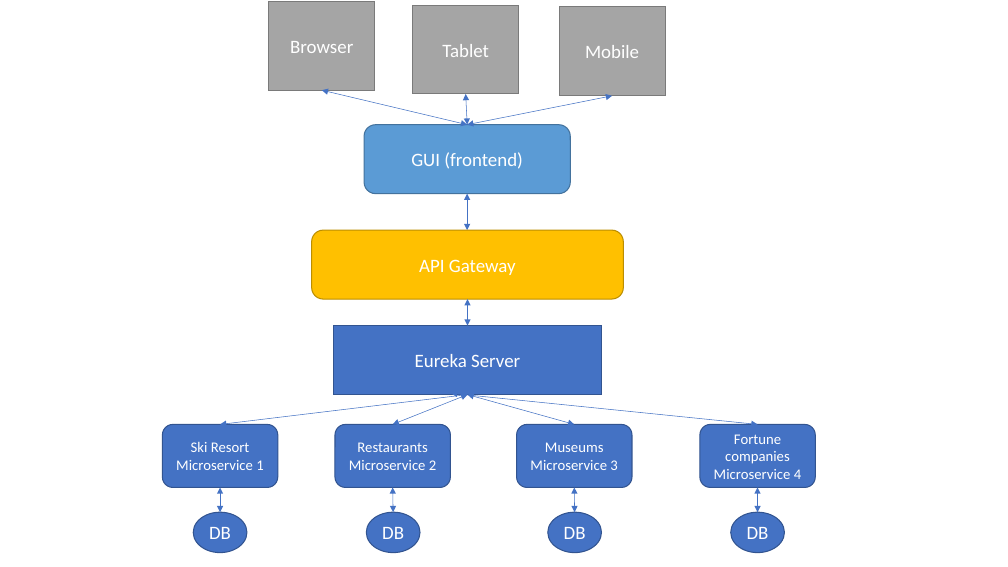
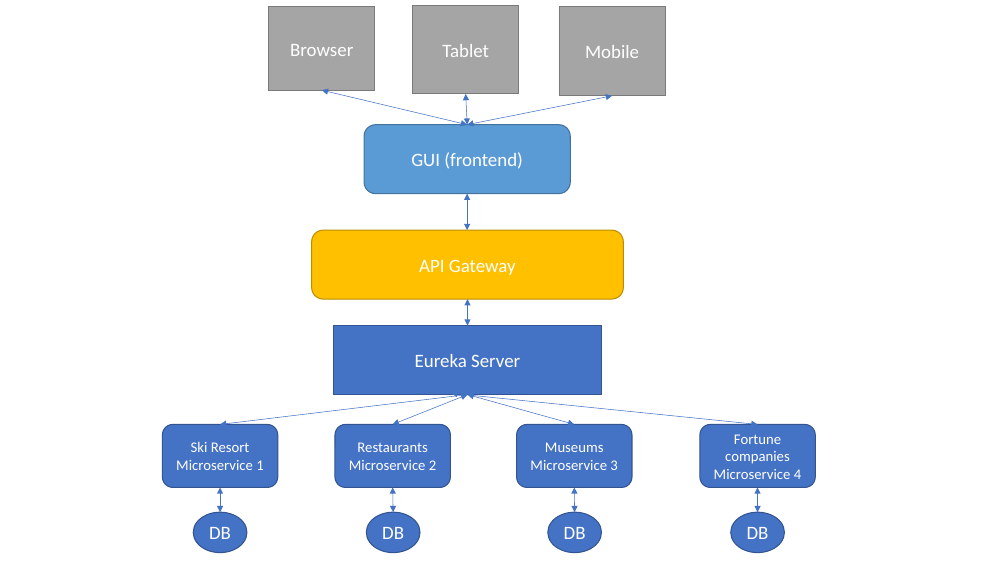
Before and after one commit to vatsal2210/software-architecture-vshah56, a slide deck: slide 1 of Architecture/Software architecture.pptx. Drawn at 1008x567 pixels with LibreOffice and Linux fonts; fonts in the diff are those of the drawing. Boxes give left, top, right and bottom in pixels: in the first picture for what was removed or moved away, otherwise in the second. Text is boxed around its words. In the diff, an @@ line names an element or a change of style, - is before the commit and + after.

```diff
--- a/Architecture/Software architecture.pptx
+++ b/Architecture/Software architecture.pptx
@@ rectangle "Browser": place and size @@
-rectangle "Browser" at box(268, 2, 374, 91)
+rectangle "Browser" at box(268, 7, 374, 90)
```
Also in this commit, not shown: 2 other files.
